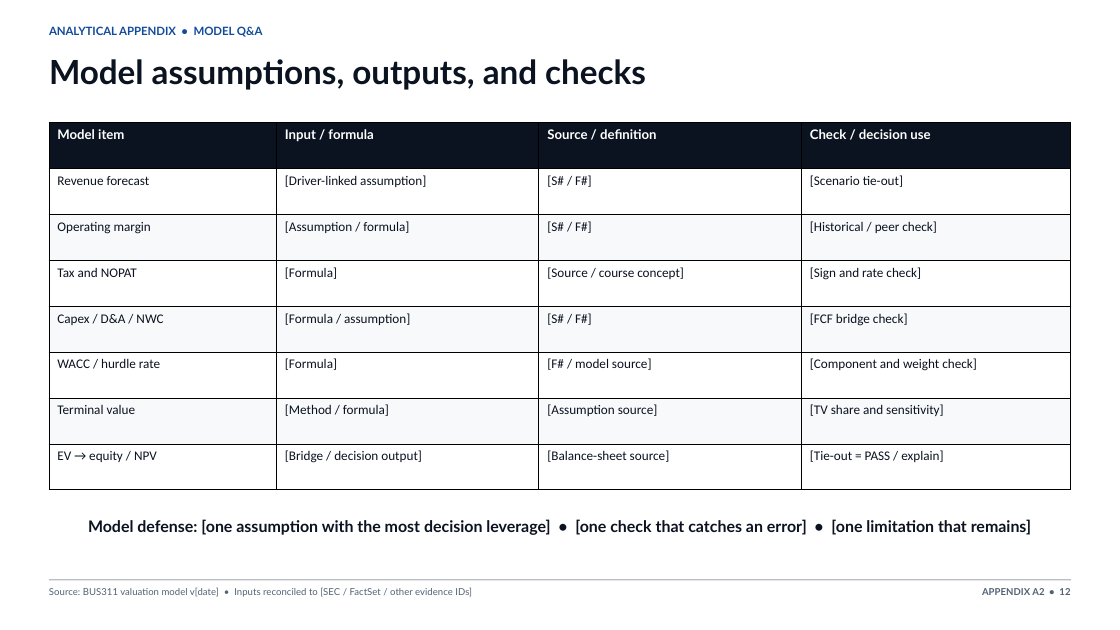
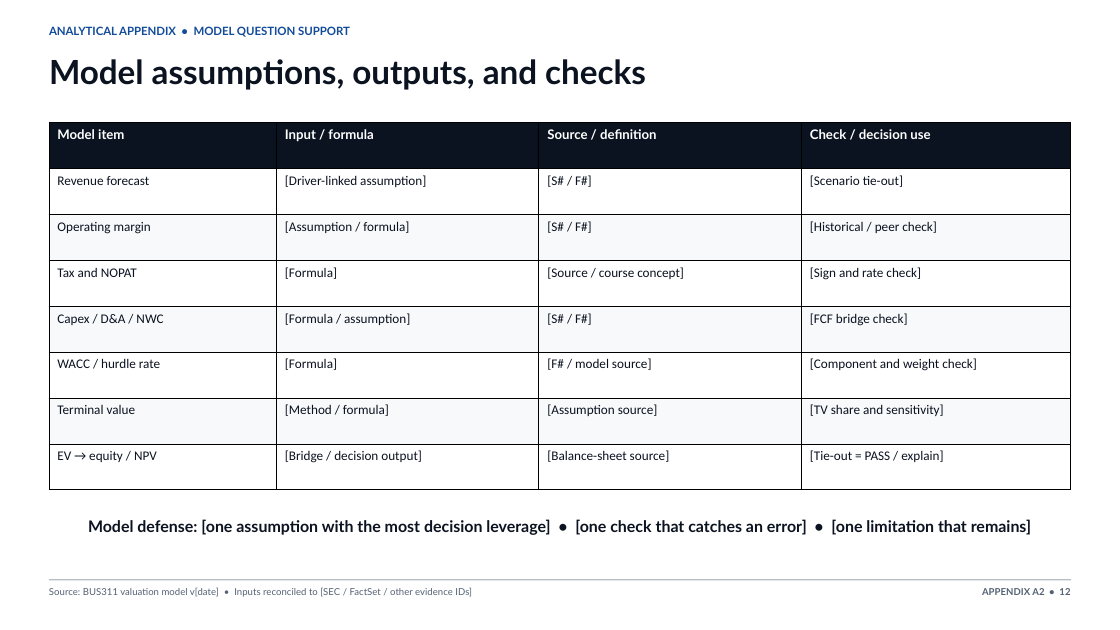
Before and after one commit to bevitts-design/BUS311-Corporate_Finance, a slide deck: slide 12 of CAPSTONE/bus311-capstone-board-deck-template.pptx. Drawn at 1120x630 pixels with LibreOffice and Linux fonts; fonts in the diff are those of the drawing. Boxes give left, top, right and bottom in pixels: in the first picture for what was removed or moved away, otherwise in the second. Text is boxed around its words. In the diff, an @@ line names an element or a change of style, - is before the commit and + after.

```diff
--- a/CAPSTONE/bus311-capstone-board-deck-template.pptx
+++ b/CAPSTONE/bus311-capstone-board-deck-template.pptx
@@ text at [49, 26, 350, 37]: text changed @@
-ANALYTICAL APPENDIX • MODEL Q&A
+ANALYTICAL APPENDIX • MODEL QUESTION SUPPORT
```
Also in this commit, not shown: 4 other slides changed, 23 other files.
